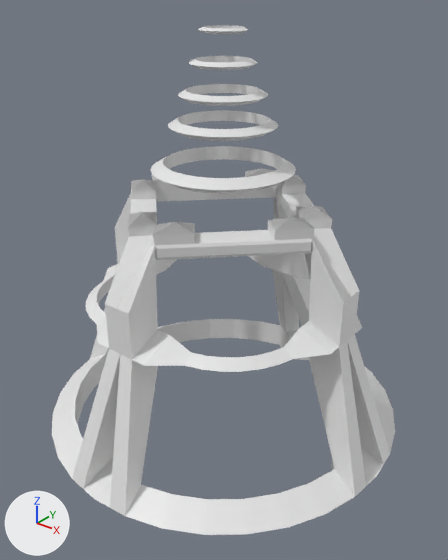
Renders of the Blender file dev_files_donot_use_for_server/blender_files/jdeivid/ruina/v1/hand_crest_v1.blend from each side of a commit.
One viewpoint serves both versions: a camera (50 mm lens) standing at (16.0, -19.9, 17.1) and looking at (0.4, -0.5, 5.1). The axes (+X, +Y, +Z) are drawn at lower left. The lights are the same throughout.

In view in the first picture: 'hand_crest_v1'.
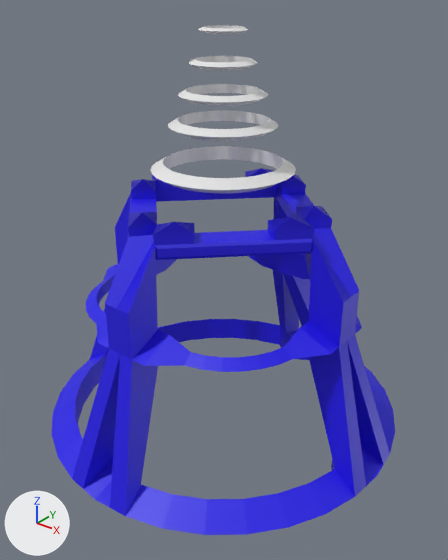
Where the change shows, as pixel boxes (x1, y1, x2, y2) in the pictures (448 x 560 px):
'hand_crest_v1', recoloured (white to blue): (52, 101, 395, 535) in both

The edits, one by one:
Material 'blue' (mat_blue) changes colour from white #e7e7e7 to blue #2113e7; in linear values from (0.8, 0.8, 0.8) to (0.0149, 0.00659, 0.8).
